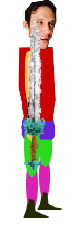
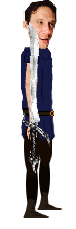
Comparing the layer stacks of the two 76 × 229 images. Changes:
painted on "Sword" over <box>22,19,51,174</box>
painted on "RightHand" over <box>27,125,37,141</box>
painted on "RightForearm" over <box>26,96,37,134</box>
painted on "RightBicep" over <box>23,50,40,114</box>
painted on "Torso" over <box>18,47,56,121</box>
painted on "LeftFoot" over <box>37,192,62,210</box>
painted on "RightFoot" over <box>23,199,50,218</box>
painted on "RightThigh" over <box>24,126,40,177</box>
painted on "RightCalf" over <box>26,158,38,211</box>
painted on "Abdomen" over <box>20,105,59,140</box>
painted on "LeftBicep" over <box>37,50,53,65</box>
painted on "LeftThigh" over <box>39,123,52,167</box>
painted on "LeftCalf" over <box>39,152,50,201</box>
